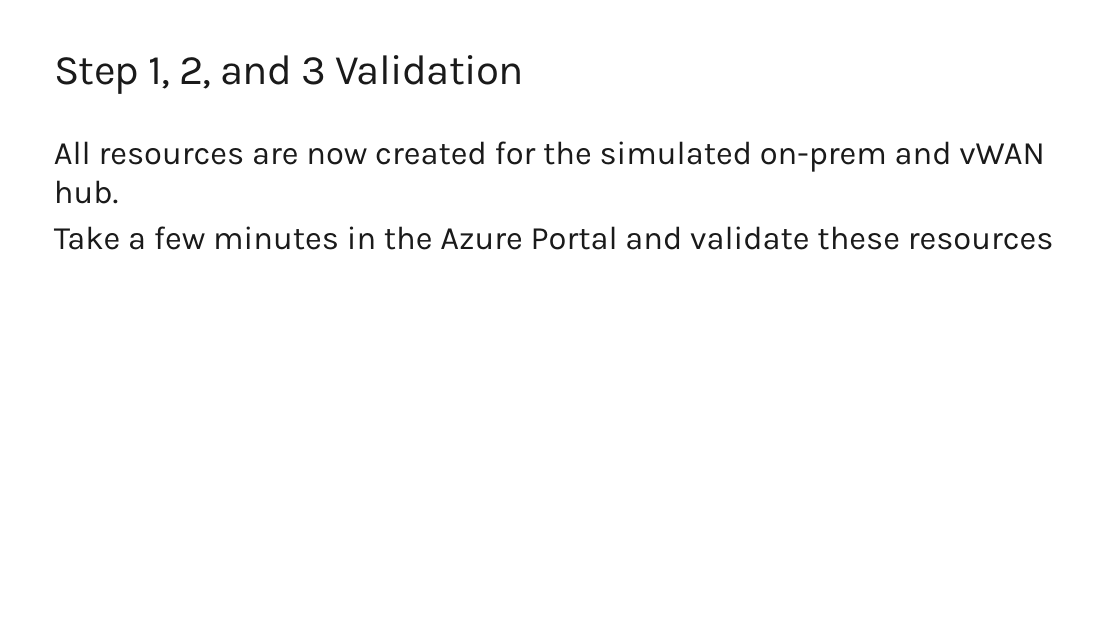
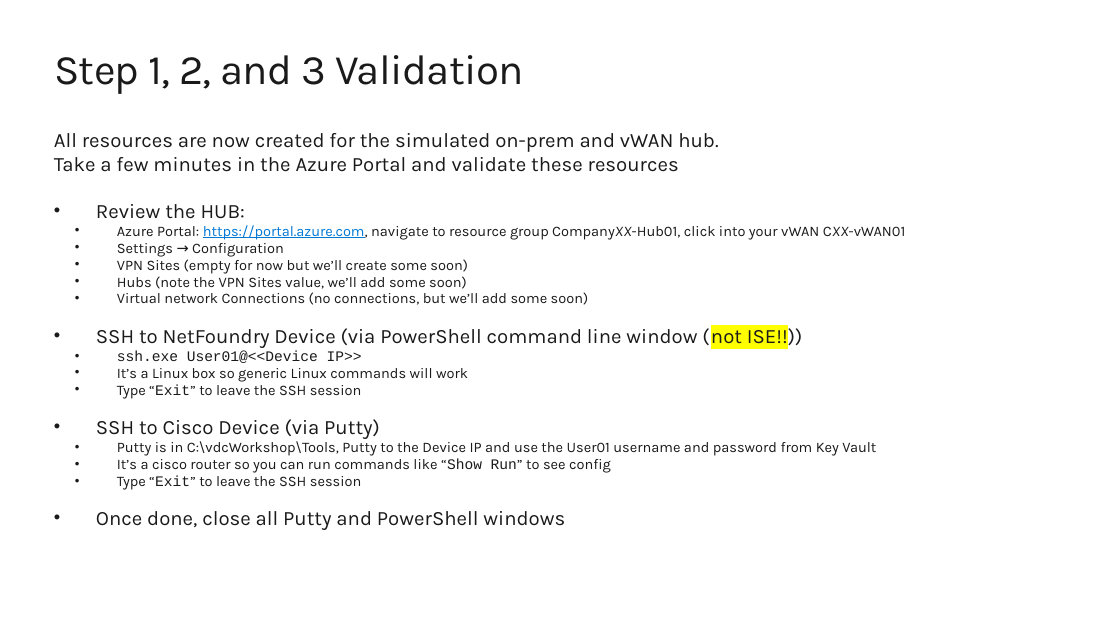
Before and after one commit to tracsman/vdcWorkshop, a slide deck: slide 16 of vWanLab/Documents/vWAN Workshop.pptx. Drawn at 1120x630 pixels with LibreOffice and Linux fonts; fonts in the diff are those of the drawing; background and template pictures are left out. Boxes give left, top, right and bottom in pixels: in the first picture for what was removed or moved away, otherwise in the second. Text is boxed around its words. In the diff, an @@ line names an element or a change of style, - is before the commit and + after.

Commit message:
Debug vWAN up to step 5

```diff
--- a/vWanLab/Documents/vWAN Workshop.pptx
+++ b/vWanLab/Documents/vWAN Workshop.pptx
@@ text at box(54, 133, 718, 172): size 28 to 17.5 pt in "All resources are now created for the ...", "Take a few minutes in the Azure ..."; line spacing 1 to 0.8; less space between paragraphs @@
@@ text at box(96, 204, 906, 530): paragraphs added @@
+• Review the HUB:
+  • Azure Portal: https://portal.azure.com, navigate to resource group CompanyXX-Hub01, click into your vWAN CXX-vWAN01
+  • Settings → Configuration
+  • VPN Sites (empty for now but we’ll create some soon)
+  • Hubs (note the VPN Sites value, we’ll add some soon)
+  • Virtual network Connections (no connections, but we’ll add some soon)
+• SSH to NetFoundry Device (via PowerShell command line window (not ISE!!))
+  • ssh.exe User01@<<Device IP>>
+  • It’s a Linux box so generic Linux commands will work
+  • Type “Exit” to leave the SSH session
+• SSH to Cisco Device (via Putty)
+  • Putty is in C:\vdcWorkshop\Tools, Putty to the Device IP and use the User01 username and password from Key Vault
+  • It’s a cisco router so you can run commands like “Show Run” to see config
+  • Type “Exit” to leave the SSH session
+• Once done, close all Putty and PowerShell windows
```
Also in this commit, not shown: 3 other slides changed, 4 other files.
